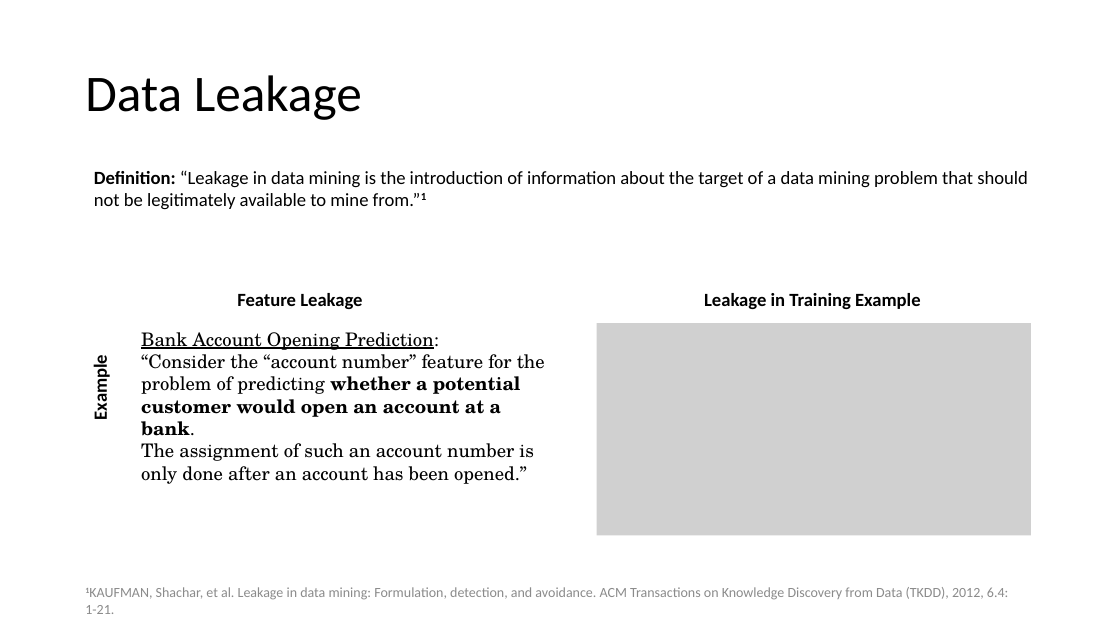
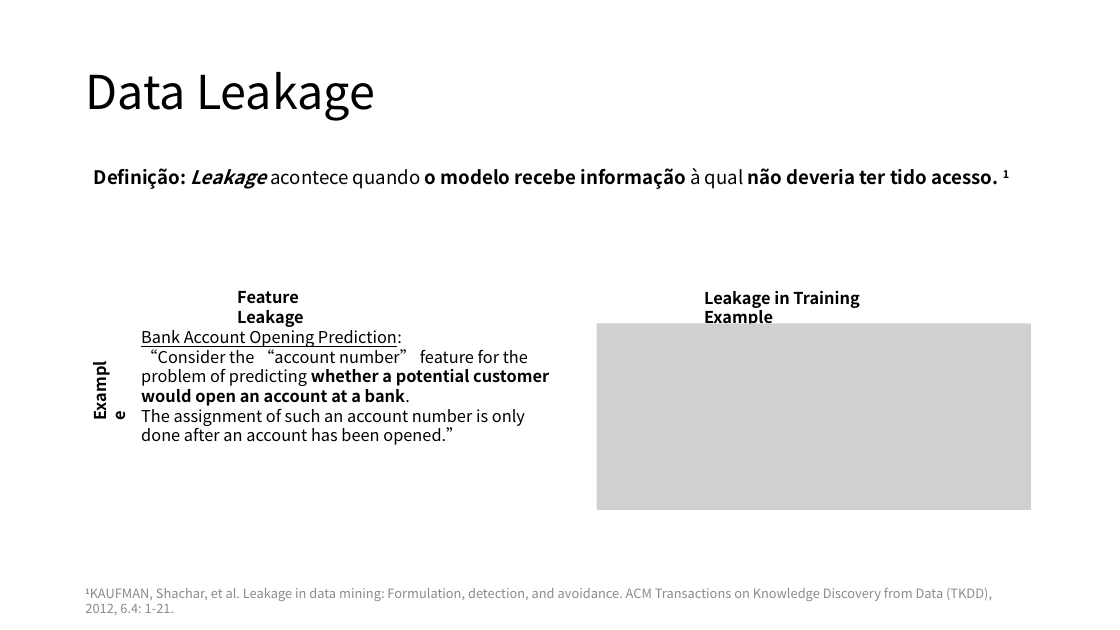
Before and after one commit to MiguelLoureiro98/timecave, a slide deck: slide 6 of papers/.ppt/cvtimeseries.pptx. Drawn at 1120x630 pixels with LibreOffice and Linux fonts; fonts in the diff are those of the drawing; grey boxes stand for pictures. Boxes give left, top, right and bottom in pixels: in the first picture for what was removed or moved away, otherwise in the second. Text is boxed around its words. In the diff, an @@ line names an element or a change of style, - is before the commit and + after.

Commit message:
.ppt

```diff
--- a/papers/.ppt/cvtimeseries.pptx
+++ b/papers/.ppt/cvtimeseries.pptx
@@ title "Data Leakage" at <box>85,72,375,121</box>: size 44 to 40 pt, font Calibri to Noto Sans CJK TC @@
@@ text at <box>94,168,1009,189</box>: text changed; font Calibri to Noto Sans CJK TC; bold on @@
-Definition: “Leakage in data mining is the introduction of information about the target of a data mining problem that should not be legitimately available to mine from.”1
+Definição: Leakage acontece quando o modelo recebe informação à qual não deveria ter tido acesso. 1
@@ size 16 to 14 pt, font Calibri to Noto Sans CJK TC in 3 elements at <box>86,345,114,429</box>, <box>237,291,303,327</box>, <box>704,291,859,324</box> @@
@@ text "Bank Account Opening Prediction:" at <box>141,330,549,445</box>: size 16 to 14 pt, font TeX Gyre Schola to Noto Sans CJK TC @@
@@ picture: place and size @@
-picture at <box>597,323,1031,535</box>
+picture at <box>597,323,1031,510</box>
@@ text "1KAUFMAN, Shachar, et al. Leakage ..." at <box>85,588,992,615</box>: size 12 to 11 pt, font Calibri to Noto Sans CJK TC @@
```
Also in this commit, not shown: 1 other slide changed.
